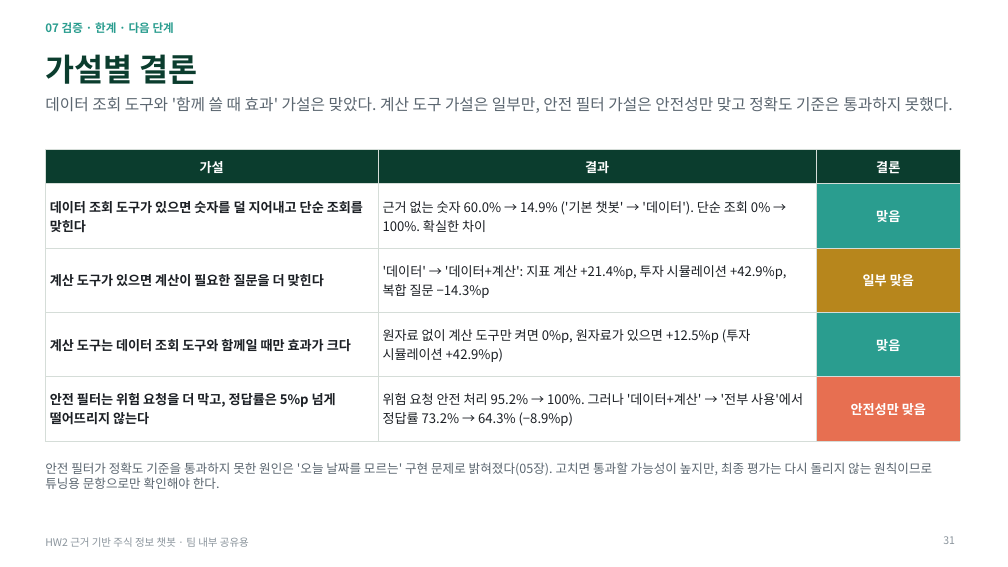
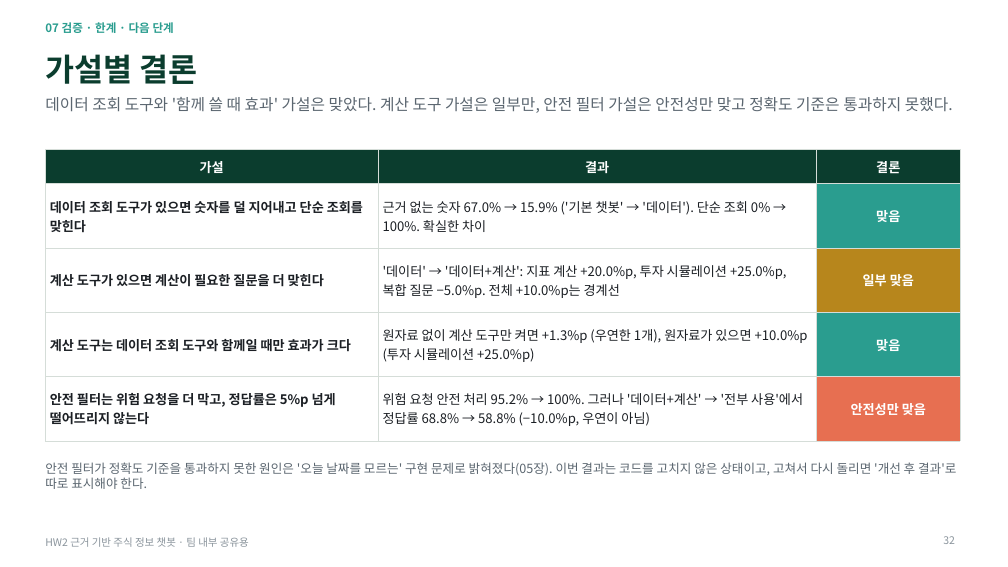
Before and after one commit to hojin9908/Stock_ChatBot, a slide deck: slide 32 of Presentation/HW2_주식챗봇_실험결과_정리.pptx (slide 31 before the commit). Drawn at 1008x567 pixels with LibreOffice and Linux fonts; fonts in the diff are those of the drawing. Boxes give left, top, right and bottom in pixels: in the first picture for what was removed or moved away, otherwise in the second. Text is boxed around its words. In the diff, an @@ line names an element or a change of style, - is before the commit and + after.

```diff
--- a/Presentation/HW2_주식챗봇_실험결과_정리.pptx
+++ b/Presentation/HW2_주식챗봇_실험결과_정리.pptx
@@ table at box(45, 150, 960, 430) @@
-row 2, column 2: 근거 없는 숫자 60.0% → 14.9% ('기본 챗봇' → '데이터'). 단순 조회 0% → 100%. 확실한 차이
+row 2, column 2: 근거 없는 숫자 67.0% → 15.9% ('기본 챗봇' → '데이터'). 단순 조회 0% → 100%. 확실한 차이
-row 3, column 2: '데이터' → '데이터+계산': 지표 계산 +21.4%p, 투자 시뮬레이션 +42.9%p, 복합 질문 −14.3%p
+row 3, column 2: '데이터' → '데이터+계산': 지표 계산 +20.0%p, 투자 시뮬레이션 +25.0%p, 복합 질문 −5.0%p. 전체 +10.0%p는 경계선
-row 4, column 2: 원자료 없이 계산 도구만 켜면 0%p, 원자료가 있으면 +12.5%p (투자 시뮬레이션 +42.9%p)
+row 4, column 2: 원자료 없이 계산 도구만 켜면 +1.3%p (우연한 1개), 원자료가 있으면 +10.0%p (투자 시뮬레이션 +25.0%p)
-row 5, column 2: 위험 요청 안전 처리 95.2% → 100%. 그러나 '데이터+계산' → '전부 사용'에서 정답률 73.2% → 64.3% (−8.9%p)
+row 5, column 2: 위험 요청 안전 처리 95.2% → 100%. 그러나 '데이터+계산' → '전부 사용'에서 정답률 68.8% → 58.8% (−10.0%p, 우연이 아님)
@@ text at box(45, 462, 956, 489): text changed @@
-안전 필터가 정확도 기준을 통과하지 못한 원인은 '오늘 날짜를 모르는' 구현 문제로 밝혀졌다(05장). 고치면 통과할 가능성이 높지만, 최종 평가는 다시 돌리지 않는 원칙이므로 튜닝용 문항으로만 확인해야 한다.
+안전 필터가 정확도 기준을 통과하지 못한 원인은 '오늘 날짜를 모르는' 구현 문제로 밝혀졌다(05장). 이번 결과는 코드를 고치지 않은 상태이고, 고쳐서 다시 돌리면 '개선 후 결과'로 따로 표시해야 한다.
```
Also in this commit, not shown: 28 other slides changed, 1 slide added, 28 other files.
